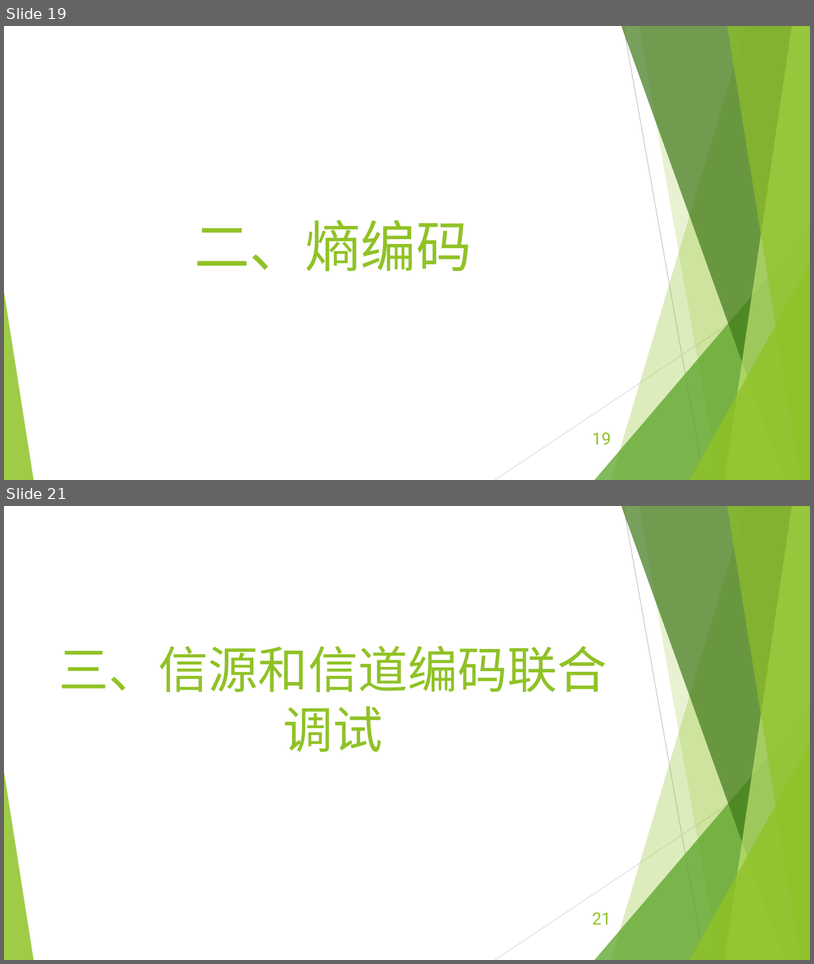
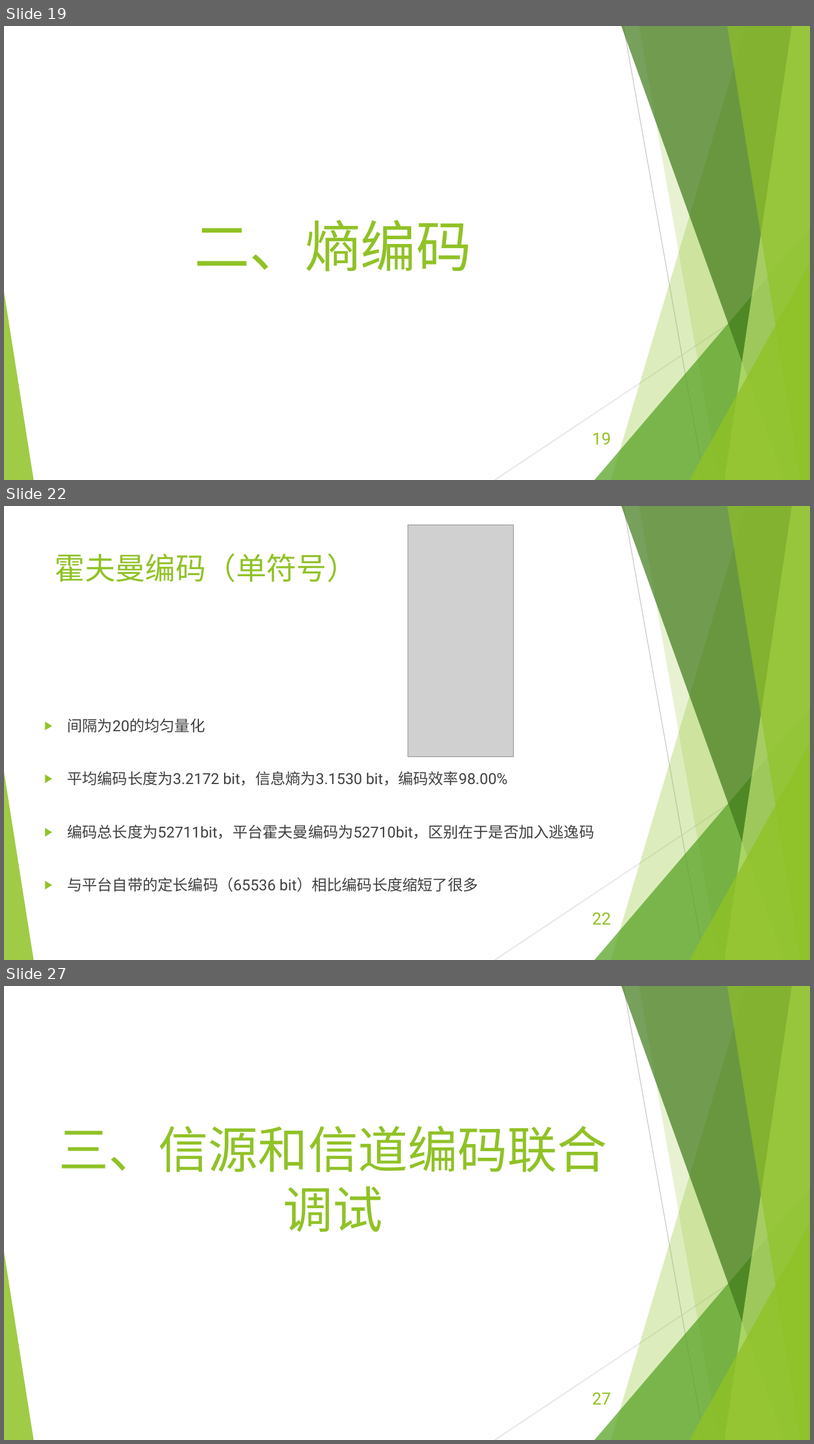
Before and after one commit to EECodingPresentation/project3, a slide deck: 展示报告.pptx. Shown one above the other, each under a label of ours: slides 19 and 21 before the commit, slides 19, 22 and 27 after it; the slides between them are not shown. The pictures are 814x964 and 814x1444 pixels, drawn with LibreOffice and Linux fonts; fonts in the diff are those of the drawing; grey boxes stand for pictures. Boxes give left, top, right and bottom in pixels: in the first picture for what was removed or moved away, otherwise in the second. Text is boxed around its words. In the diff, an @@ line names an element or a change of style, - is before the commit and + after.

Commit message:
修正双符号一个错误，增加计算信息熵

```diff
--- a/展示报告.pptx
+++ b/展示报告.pptx
@@ slide 22 added at bbox=[4, 506, 810, 960], background #FFFFFF; not listed: 10 template elements that a slide beside it also shows @@
@@ picture added at bbox=[408, 525, 514, 757] @@
@@ title added at bbox=[55, 553, 357, 582], 36 pt, text #90C226 @@
+霍夫曼编码（单符号）
@@ text added at bbox=[67, 718, 594, 892], 18 pt, text #404040 @@
+▶ 间隔为20的均匀量化
+▶ 平均编码长度为3.2172 bit，信息熵为3.1530 bit，编码效率98.00%
+▶ 编码总长度为52711bit，平台霍夫曼编码为52710bit，区别在于是否加入逃逸码
+▶ 与平台自带的定长编码（65536 bit）相比编码长度缩短了很多
@@ page number added at bbox=[593, 912, 611, 924], 20 pt, text #90C226 @@
+22
@@ what was slide 21 is now slide 27 @@
@@ page number at bbox=[593, 1392, 611, 1404]: text changed @@
-21
+27
```
Also in this commit, not shown: 6 other slides added, 1 slide removed, 8 other files.
